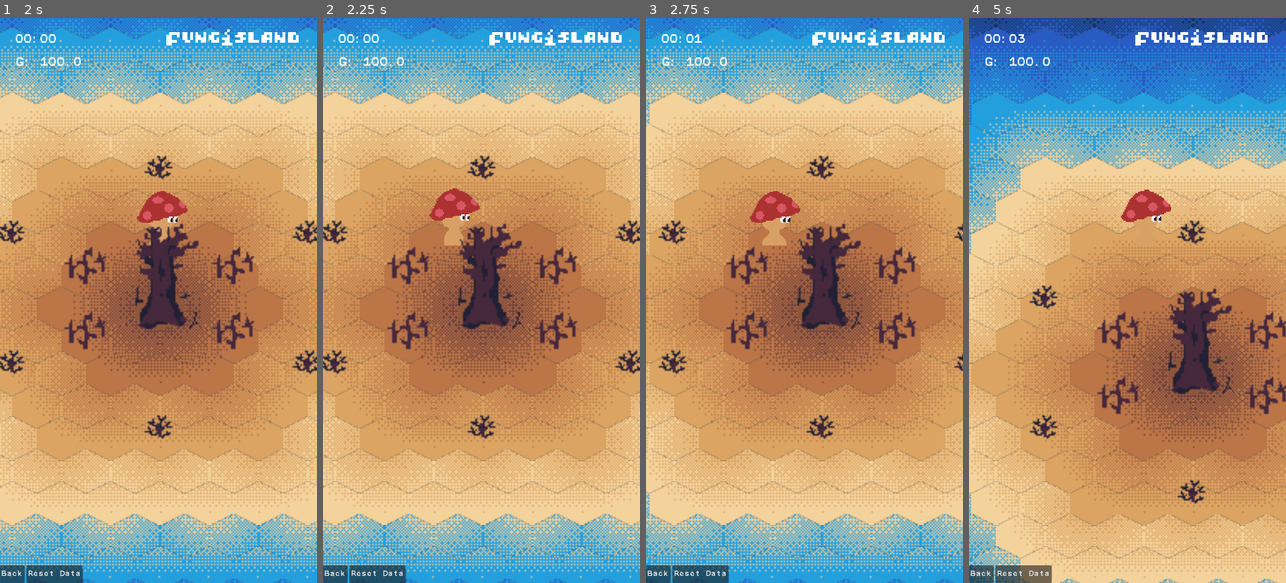
Above: before the commit, frames 1-4 (left to right).
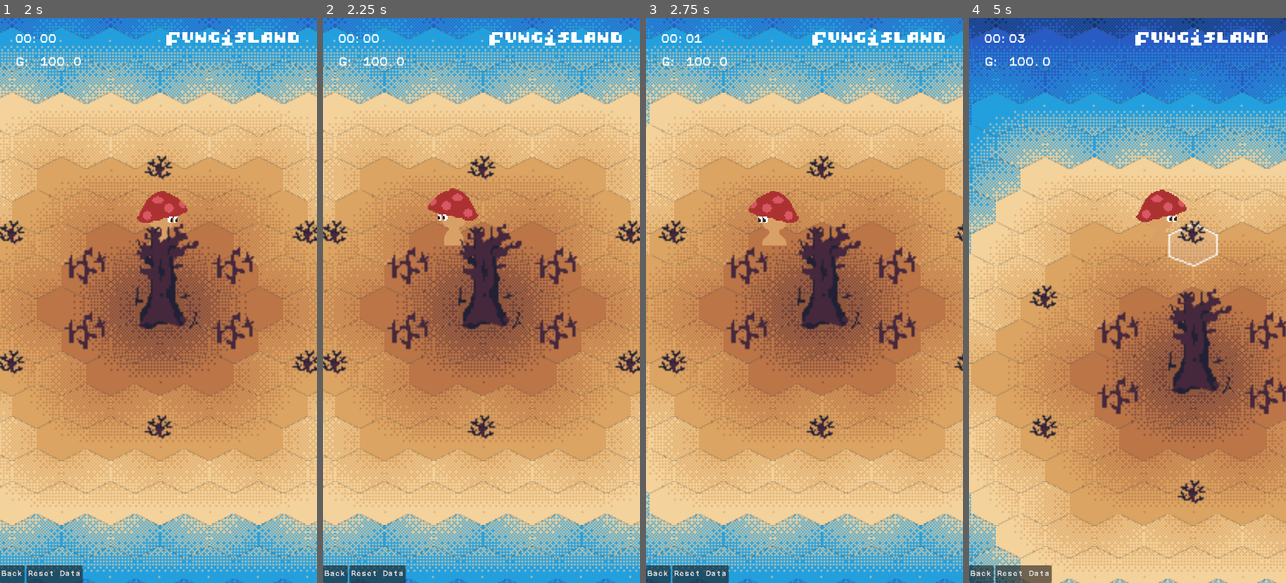
Above: after the commit, the same moments.

Repository: divergent-rainbows/shroomtide
Game: Godot game, scene res://world/start_screen.tscn
Two runs of this game, one before a commit and one after it. Both use one fixed random seed, a clock stepped at 60 frames per second and the inputs below.
Inputs (mouse positions are in pixels of both pictures, inside the frame that each line leads up to):
- Up to frame 1 (2 s): tap Enter (ui_accept) at 0.5, 0.77 s; move the mouse to (228, 272) at 0.52 s; hold Right (ui_right) 0.53-1.25 s; click (228, 272) at 0.67 s; drag from (95, 328) to (142, 413) at 1.27 s
- Up to frame 2 (2.25 s): move the mouse to (513, 176) at 2.02 s; hold Left (ui_left) from 2.03 s (still down)
- Up to frame 3 (2.75 s): keep holding Left (ui_left)
- Up to frame 4 (5 s): release Left (ui_left) at 2.75 s; drag from (1111, 413) to (1070, 340) at 2.77 s; move the mouse to (1222, 385) at 3.52 s; hold Right (ui_right) 3.53-4.25 s; tap Enter (ui_accept) at 3.77 s; drag from (1032, 215) to (1266, 340) at 4.27 s

Frame 1 is identical in both runs. In frame 2, 0.4% of the frame differs, in the area x 33-50%, y 30-36%; in frame 3, 0.4%; in frame 4, 1.4%, in the area x 47-79%, y 30-44%.
Error before the commit: Invalid access to property or key 'current_plant_data' on a base object of type 'Node (global.gd)'. (res://world/plant_area_menu.gd:65)

Commit message:
refactor world interaction signal processing with new tile menu. Selects a tile based on a timer instead of explicit additional input. Fires signals from Area2D's on_body_entered/exited and processes those signals within the menu (which has logic for the wait timer) and the character body (which can continue to move to cancel the timer, or "dwell" to select). Also implements character animations based on direction.

Diff:
--- a/platformer/platformer_base.gd
+++ b/platformer/platformer_base.gd
@@ -5,7 +5,7 @@
 const NORMAL_JUMP_HEIGHT = 6
 const CHARGED_JUMP_HEIGHT = 8
 
-@onready var plant_data = Global.current_plant_data
+@export var plant_data: PlantData
 @onready var leaf_tileset: TileSet = load("res://assets/level_pallette.tres")
 @onready var leaf_map: TileMapLayer = $Leaves
 @onready var player: CharacterBody2D = $LevelShroomie
@@ -46,7 +46,7 @@
 	calc_leaves_healed()
 	if is_game_over():
 		if not stats_shown:
-			hud.show_run_stats()
+			hud.show_run_stats(plant_data)
 			stats_shown = true
 			game_over_accept_ready = true
 
@@ -89,10 +89,9 @@
 
 # Ran after run
 func update_stats():
-	var pd = Global.current_plant_data
-	pd.height_reached = max(
+	plant_data.height_reached = max(
 		Global.convert_pixel_height_to_meters(run_height),
-		pd.height_reached
+		plant_data.height_reached
 	)
-	pd.leaves_reached = max(leaves_healed.size(), pd.leaves_reached)
-	pd.total_runs += 1
+	plant_data.leaves_reached = max(leaves_healed.size(), plant_data.leaves_reached)
+	plant_data.total_runs += 1
--- a/platformer/platformer_hud.gd
+++ b/platformer/platformer_hud.gd
@@ -42,14 +42,14 @@
 func update_record_height(y):
 	high_score.text = "%s: \n%.1fm" % [RIGHT_LABEL, y]
 
-func show_run_stats():
+func show_run_stats(plant_data):
 	time_label.hide()
 	height_label.hide()
 	high_score.hide()
 	if timer.time_left == 0:
 		post_run_message.text =  TIMEOUT
 	else:
-		var earned = Global.current_plant_data.get_nurture_reward()
+		var earned = plant_data.get_nurture_reward()
 		Eco.add_energy(earned)
 		energy_gained.text = "Energy gained: %d" % earned
 		post_run_message.text = RUN_SUCCESS
--- a/scripts/plant_area.gd
+++ b/scripts/plant_area.gd
@@ -1,4 +1,7 @@
 extends Area2D
+
+signal player_entered(tile: Area2D)
+signal player_exited(tile: Area2D)
 
 @export var plant_data: PlantData
 
@@ -26,9 +29,6 @@
 func _process(_delta):
 	if plant_data.get_health_status() != current_plant_state:
 		update_growth_stage()
-	if Global.current_plant_data == null \
-	 or Global.current_plant_data.id != plant_data.id:
-		selector.hide()
 
 func update_growth_stage():
 	for tile in tile_states.values():
@@ -37,20 +37,11 @@
 	current_plant_state = plant_data.get_health_status()
 
 func _on_body_entered(body: Node2D) -> void:
-	#start timer
 	if body.is_in_group("player"):
-		player_in_range = true
-		Global.load_plant_data(plant_data.id)
+		player_entered.emit(self)
 		selector.show()
-		await get_tree().create_timer(0.5).timeout
-		is_selected = true
-		Global.control_override = true
-		tile_menu.global_position = \
-			get_global_transform_with_canvas().origin \
-			- Vector2(28, 60) # global_offset
-		tile_menu.show()
-		tile_menu_top.grab_focus()
 
-func _on_body_exited(_body: Node2D) -> void:
-	player_in_range = false
-	is_selected = false
+func _on_body_exited(body: Node2D) -> void:
+	if body.is_in_group("player"):
+		selector.hide()
+		player_exited.emit(self)
--- a/world/plant_area_menu.gd
+++ b/world/plant_area_menu.gd
@@ -7,6 +7,9 @@
 # UI Nodes
 enum {ACTION_LABEL, COST_LABEL}
 
+const SHOW_DELAY := 0.6  # seconds to “dwell” before showing menu
+const MOVE_CANCEL_SPEED := 10.0  # optional: cancel if player is moving
+
 # Inspector message
 const REVIVE_SUCCESS = "Plant is revived!"
 const GROWTH_SUCCESS = "Plant grew a new leaf!"
@@ -62,72 +65,100 @@
 
 @onready var message: Control = %Message
 @onready var shroomie := %Shroomie
-@onready var pd := Global.current_plant_data as PlantData
+@onready var pd : PlantData
 @onready var save_data := Save.data as SaveData
+
+var _current_tile: Area2D = null
+var _ticket: int = 0  # increments to invalidate pending timers
 
 func _ready() -> void:
 	# Add Back button to each menu state
 	for health_state_config in ACTION_CONFIG.keys():
 		ACTION_CONFIG[health_state_config][BtnPos.BTM] = ACTION_BACK
-
-	# Scale buttons based on camera zoom
-	_scale_buttons_for_zoom()
-
+	_setup_button_layout()
 	# Connect screen input for menu interaction
-	InputManager.tap_at_position.connect(_on_screen_tap)
 	Global.game_complete.connect(execute_back)
+	InputManager.on_screen_touch.connect(_on_screen_tap)
+	InputManager.move_left.connect(action_simulator("ui_left"))
+	InputManager.move_right.connect(action_simulator("ui_right"))
+	InputManager.move_up.connect(action_simulator("ui_up"))
+	InputManager.move_down.connect(action_simulator("ui_down"))
 
 func _process(_delta: float) -> void:
-	pd = Global.current_plant_data
 	if pd != null:
 		var health = pd.get_health_status()
 		for btn in BtnPos.values():
 			set_action(btn, health)
 			set_cost(btn)
 
+func on_player_entered_tile(tile: Area2D) -> void:
+	_start_dwell_timer(tile)
+
+func on_player_exited_tile(tile: Area2D) -> void:
+	if _current_tile == tile:
+		_current_tile = null
+		_ticket += 1  # invalidate any awaiting timer
+		hide()
+
+func _start_dwell_timer(tile: Area2D) -> void:
+	_ticket += 1
+	var my_ticket := _ticket
+
+	# wait and check if ticket changed before showing menu
+	_current_tile = tile
+	await get_tree().create_timer(SHOW_DELAY).timeout
+	if my_ticket == _ticket:
+		_lock_in_show_menu(tile)
+
+func _lock_in_show_menu(tile):
+	pd = _current_tile.plant_data if _current_tile != null else null
+	global_position = Global.control_anchor
+	show()
+	_animate_buttons_from_center()
+	button_nodes[BtnPos.TOP].grab_focus()
+
 func _on_left_pressed() -> void:
-	pd = Global.current_plant_data
-	var available_actions = ACTION_CONFIG[pd.get_health_status()]
-	if BtnPos.LEFT in available_actions:
-		available_actions[BtnPos.LEFT][EXECUTE].call()
+	if pd != null:
+		var available_actions = ACTION_CONFIG[pd.get_health_status()]
+		if BtnPos.LEFT in available_actions:
+			available_actions[BtnPos.LEFT][EXECUTE].call()
 
 func _on_right_pressed() -> void:
-	pd = Global.current_plant_data
-	var available_actions = ACTION_CONFIG[pd.get_health_status()]
-	if BtnPos.RIGHT in available_actions:
-		available_actions[BtnPos.RIGHT][EXECUTE].call()
+	if pd != null:
+		var available_actions = ACTION_CONFIG[pd.get_health_status()]
+		if BtnPos.RIGHT in available_actions:
+			available_actions[BtnPos.RIGHT][EXECUTE].call()
 
 func _on_bottom_pressed() -> void:
-	pd = Global.current_plant_data
-	var available_actions = ACTION_CONFIG[pd.get_health_status()]
-	if BtnPos.BTM in available_actions:
-		available_actions[BtnPos.BTM][EXECUTE].call()
+	if pd != null:
+		var available_actions = ACTION_CONFIG[pd.get_health_status()]
+		if BtnPos.BTM in available_actions:
+			available_actions[BtnPos.BTM][EXECUTE].call()
 
 func _on_top_pressed() -> void:
-	pd = Global.current_plant_data
-	var available_actions = ACTION_CONFIG[pd.get_health_status()]
-	if BtnPos.TOP in available_actions:
-		available_actions[BtnPos.TOP][EXECUTE].call()
+	if pd != null:
+		var available_actions = ACTION_CONFIG[pd.get_health_status()]
+		if BtnPos.TOP in available_actions:
+			available_actions[BtnPos.TOP][EXECUTE].call()
 
 # Screen Input Handler
-func _on_screen_tap(screen_pos: Vector2) -> void:
-	if not visible:
+func _on_screen_tap(event) -> void:
+	var screen_pos = event.position
+	if not visible or not event.pressed:
 		return
 
-	var button_tapped = false
-
-	# Check which button was tapped using screen coordinates
-	for btn_pos in button_nodes:
-		var button = button_nodes[btn_pos]
-		if button.visible and _is_button_tapped(button, screen_pos):
-			button.grab_focus()
-			_execute_button_action(btn_pos)
-			button_tapped = true
-			break
-
-	# If no button was tapped, close the menu
-	if not button_tapped:
-		execute_back()
+	if event.pressed:
+		var button_pressed = false
+		# Check which button was tapped using screen coordinates
+		for btn_pos in button_nodes:
+			var button = button_nodes[btn_pos]
+			if button.visible and _is_button_tapped(button, screen_pos):
+				button.grab_focus()
+				_execute_button_action(btn_pos)
+				button_pressed = true
+				break
+		if not button_pressed:
+			execute_back()
 
 func _is_button_tapped(button: Control, screen_pos: Vector2) -> bool:
 	# Check if the screen position is within the button's global rect
@@ -162,6 +193,13 @@
 func format_cost(c):
 	return "-%d" % c
 
+func action_simulator(action: String) -> Callable:
+	return func():
+		var ev := InputEventAction.new()
+		ev.action = action
+		ev.pressed = true
+		Input.parse_input_event(ev)
+
 # ACTIONS
 ### Connect
 var ACTION_CONNECT = {
@@ -170,14 +208,13 @@
 	COST_FN: func(p: PlantData): return p.get_connect_cost()
 }
 func execute_connect():
-	pd = Global.current_plant_data
 	save_data = Save.data
 	if not pd.is_in_network and save_data.energy_g > pd.network_cost:
 		Eco.subtract_energy(pd.network_cost)
 		pd.is_in_network = true
-		message.show_inspection(CONNECT_SUCCESS)
-	else:
-		message.show_inspection(NOT_ENOUGH_RES) # assumes not pd.is_in_net_work
+		#message.show_inspection(CONNECT_SUCCESS)
+	#else:
+		#message.show_inspection(NOT_ENOUGH_RES) # assumes not pd.is_in_net_work
 
 ### Inspect
 var ACTION_INSPECT = {
@@ -194,7 +231,6 @@
 	COST_FN: func(p: PlantData): return p.get_new_leaf_cost()
 }
 func execute_grow_leaf():
-	pd = Global.current_plant_data
 	var side = [Global.LeafPosition.Left, Global.LeafPosition.Right]
 	var new_leaf_cost = pd.get_new_leaf_cost()
 	if save_data.energy_g > new_leaf_cost:
@@ -211,12 +247,11 @@
 	COST_FN: func(p: PlantData): return p.get_nurture_cost()
 }
 func execute_nurture():
-	pd = Global.current_plant_data
 	var cost = pd.get_nurture_cost()
 	if save_data.energy_g >= cost:
 		Eco.subtract_energy(cost)
 		Global.control_override = false
-		Global.goto_scene(Global.PLATFORMER_SCENE_PATH)
+		Global.goto_scene(Global.PLATFORMER_SCENE_PATH, _current_tile.plant_data)
 	else:
 		message.show_inspection(NOT_ENOUGH_RES)
 
@@ -227,7 +262,6 @@
 	COST_FN: func(p: PlantData): return p.get_revive_cost()
 }
 func execute_revive():
-	pd = Global.current_plant_data
 	var cost = pd.get_revive_cost()
 	if save_data.energy_g >= cost:
 		Eco.subtract_energy(cost)
@@ -243,24 +277,61 @@
 }
 func execute_back():
 	Global.control_override = false
-	Global.current_plant_data = null
+	_current_tile = null
+	shroomie._cancel_dwell()
 	self.hide()
 
-func _scale_buttons_for_zoom():
+func _setup_button_layout():
 	var scale_factor = Global.CAMERA_ZOOM * 0.85
+	var button_distance = 50 * scale_factor
+
+	# Set button positions centered around origin
+	var button_positions = {
+		BtnPos.TOP: Vector2(0, -button_distance),
+		BtnPos.RIGHT: Vector2(button_distance, 0),
+		BtnPos.BTM: Vector2(0, button_distance),
+		BtnPos.LEFT: Vector2(-button_distance, 0)
+	}
+
+	# Use fixed button size to ensure consistent centering
+	var base_button_size = Vector2(32, 28)  # Approximate original button size
+	var scaled_button_size = base_button_size * scale_factor
+
 	for btn_pos in button_nodes:
 		var button = button_nodes[btn_pos]
-
-		# Scale button size
-		button.size = button.size * scale_factor
-
-		# Adjust position based on anchor direction
-		match btn_pos:
-			BtnPos.TOP:
-				button.position.y -= button.size.y * 0.5  # Move up from center anchor
-			BtnPos.BTM:
-				button.position.y += button.size.y * 0.5  # Move down from center anchor
-			BtnPos.LEFT:
-				button.position.x -= button.size.x * 0.5  # Move left from left anchor
-			BtnPos.RIGHT:
-				button.position.x += button.size.x * 0.5  # Move right from right anchor
+		button.size = scaled_button_size
+		# Center the button on its position by offsetting by half its size
+		button.position = button_positions[btn_pos] - (scaled_button_size * 0.5)
+
+func _animate_buttons_from_center():
+	var scale_factor = Global.CAMERA_ZOOM * 0.85
+	var button_distance = 35 * scale_factor
+	var animation_duration = 0.3
+
+	# Final positions
+	var final_positions = {
+		BtnPos.TOP: Vector2(0, -button_distance),
+		BtnPos.RIGHT: Vector2(button_distance, 0),
+		BtnPos.BTM: Vector2(0, button_distance),
+		BtnPos.LEFT: Vector2(-button_distance, 0)
+	}
+
+	# Use same sizing logic as setup
+	var base_button_size = Vector2(32, 28)
+	var scaled_button_size = base_button_size * scale_factor
+
+	# Start all buttons at center
+	for btn_pos in button_nodes:
+		var button = button_nodes[btn_pos]
+		button.size = scaled_button_size
+		button.position = -scaled_button_size * 0.5  # Center at origin
+		button.modulate.a = 0.0
+
+	# Animate each button to its final position
+	for btn_pos in button_nodes:
+		var button = button_nodes[btn_pos]
+		var final_pos = final_positions[btn_pos] - (scaled_button_size * 0.5)
+		var tween = create_tween()
+		tween.set_parallel(true)
+		tween.tween_property(button, "position", final_pos, animation_duration)
+		tween.tween_property(button, "modulate:a", 1.0, animation_duration)
--- a/world/world.gd
+++ b/world/world.gd
@@ -48,10 +48,15 @@
 	Save.data.serialize_plant_data()
 
 func instantiate_and_place_plant_on_tile(plant: PlantData, tile_coords: Vector2i):
+	var tile_control =  %TileMenu
 	var new_plant_area := TILE.instantiate()
 	new_plant_area.add_child(plant.visual_scene.instantiate())
 	new_plant_area.plant_data = plant
-	new_plant_area.tile_menu = %TileMenu
+	new_plant_area.tile_menu = tile_control
+	new_plant_area.player_entered.connect(tile_control.on_player_entered_tile)
+	new_plant_area.player_exited.connect(tile_control.on_player_exited_tile)
+	new_plant_area.player_entered.connect(shroomie.on_player_entered_tile)
+	new_plant_area.player_exited.connect(shroomie.on_player_exited_tile)
 	map.add_child(new_plant_area)
 	new_plant_area.position = map.map_to_local(tile_coords)
 
--- a/world/world_shroom.gd
+++ b/world/world_shroom.gd
@@ -7,8 +7,13 @@
 var is_moving = false
 var target_position
 
+var _dwell_lock_dir    := Vector2.ZERO
+var _current_tile: Area2D = null   # set/clear this from your Area2D signals
+
+
 @onready var world_map: TileMapLayer = $".."
 @onready var camera: Camera2D = $Camera2D
+@onready var sprite: AnimatedSprite2D = $AnimatedSprite2D
 
 func _ready() -> void:
 	# Set camera zoom from global constant
@@ -29,6 +34,29 @@
 	InputManager.move_down.connect(_on_move_down)
 	InputManager.on_change_direction.connect(_on_change_direction)
 
+func _physics_process(_delta: float) -> void:
+	if global_position.distance_to(target_position) > 5.0:
+		# Move toward current target position using physics
+		var direction = (target_position - global_position).normalized()
+		facing_east = direction.x > 0 or (direction.x == 0 and facing_east)
+
+		if direction != _dwell_lock_dir and _dwell_lock_dir != Vector2.ZERO:
+			_cancel_dwell()
+
+		var should_freeze_for_dwell = _current_tile != null and direction == _dwell_lock_dir
+
+		if should_freeze_for_dwell:
+			is_moving = false
+			velocity = Vector2.ZERO
+		else:
+			velocity = direction * movement_speed
+			move_and_slide()
+	else:
+		is_moving = false
+		position = target_position  # Snap to exact tile center
+		velocity = Vector2.ZERO
+		Global.current_coords = world_map.local_to_map(global_position)
+
 func _on_change_direction(new_dir: Global.CardinalDirection) -> void:
 	facing_east = new_dir == Global.CardinalDirection.East
 
@@ -36,23 +64,31 @@
 	if is_moving || Global.control_override:
 		return
 	facing_east = false
+	sprite.flip_h = true
+	sprite.play("east")
 	move_in_direction(Vector2i.LEFT)
 
 func _on_move_right():
 	if is_moving || Global.control_override:
 		return
 	facing_east = true
+	sprite.flip_h = false
+	sprite.play("east")
 	move_in_direction(Vector2i.RIGHT)
 
 func _on_move_up():
 	if is_moving || Global.control_override:
 		return
+	sprite.flip_h = !facing_east
+	sprite.play("northeast")
 	local_pos = world_map.local_to_map(global_position)
 	move_in_direction(Vector2i.UP + _calc_offset())
 
 func _on_move_down():
 	if is_moving || Global.control_override:
 		return
+	sprite.flip_h = !facing_east
+	sprite.play("southeast")
 	local_pos = world_map.local_to_map(global_position)
 	move_in_direction(Vector2i.DOWN + _calc_offset())
 
@@ -69,19 +105,15 @@
 	else:
 		return Vector2i.ZERO if curr_odd else Vector2i.LEFT
 
-func _physics_process(_delta: float) -> void:
-	if global_position.distance_to(target_position) > 5.0:
-		# Move toward current target position using physics
-		var direction = (target_position - global_position).normalized()
-		facing_east = direction.x > 0 or facing_east
-		velocity = direction * movement_speed
-		move_and_slide()
+func on_player_entered_tile(tile: Area2D) -> void:
+	_current_tile = tile
+	_dwell_lock_dir =  (target_position - global_position).normalized()
 
-		if get_slide_collision_count() > 0:
-			var current_tile = world_map.local_to_map(global_position)
-			target_position = world_map.map_to_local(current_tile) + global_tile_offset
-	else:
-		is_moving = false
-		position = target_position  # Snap to exact tile center
-		velocity = Vector2.ZERO
-		Global.current_coords = world_map.local_to_map(global_position)
+func on_player_exited_tile(tile: Area2D) -> void:
+	if tile == _current_tile:
+		_cancel_dwell()
+
+func _cancel_dwell() -> void:
+	var current_tile = world_map.local_to_map(global_position)
+	target_position = world_map.map_to_local(current_tile) + global_tile_offset
+	_dwell_lock_dir = Vector2.ZERO
